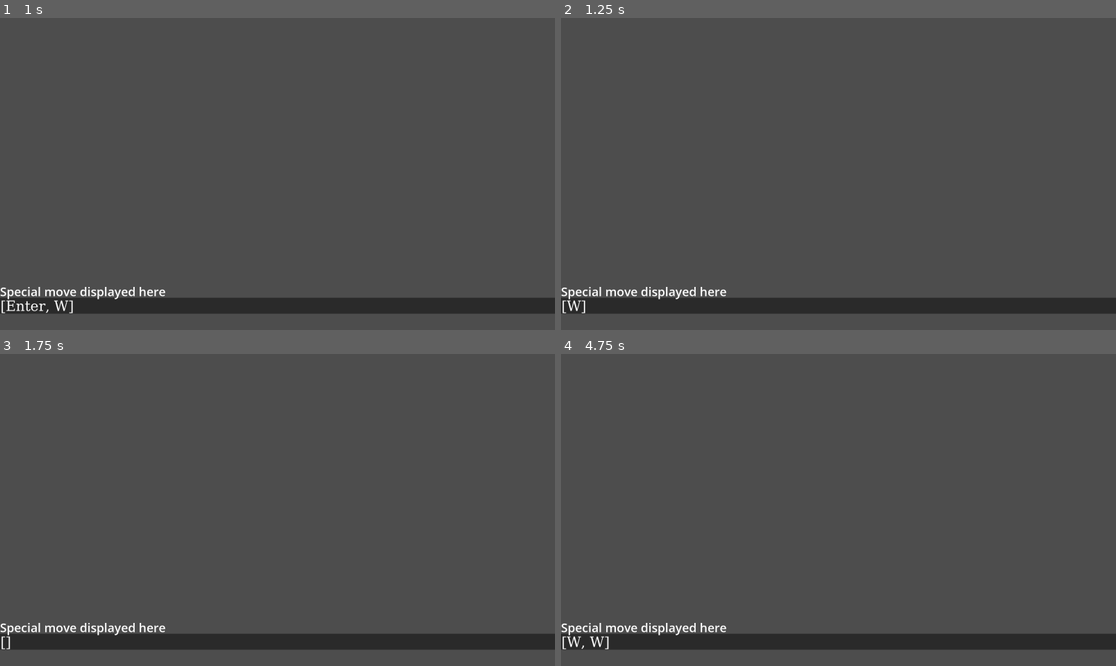
Above: before the commit, frames 1-4 (two rows, left to right).
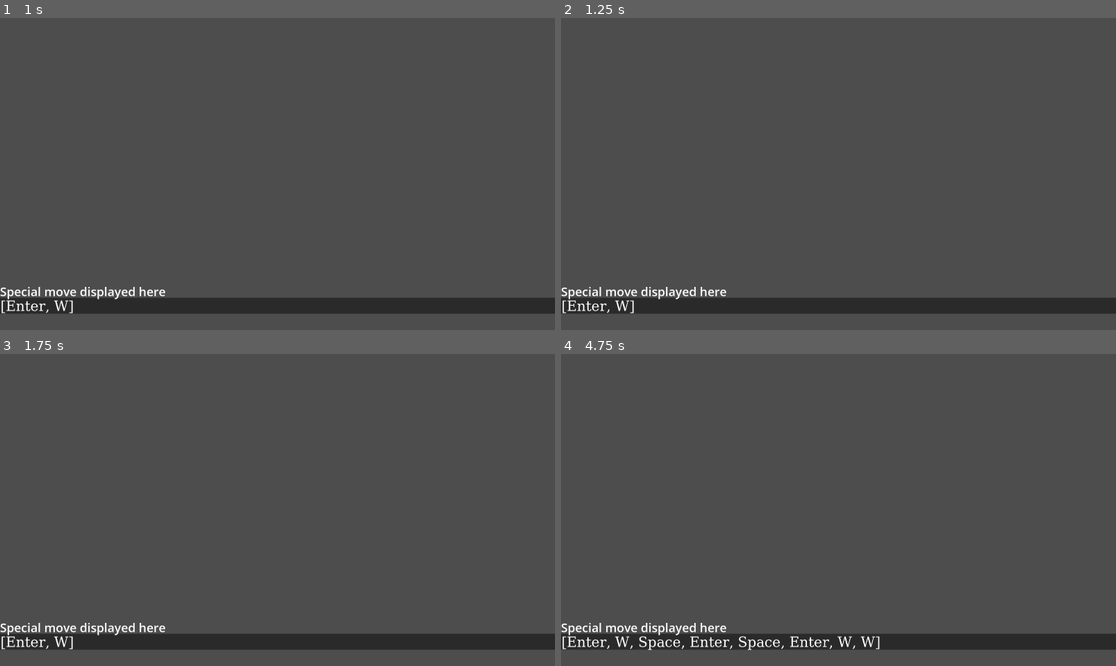
Above: after the commit, the same moments.

Repository: SeulLip/2DBeatEmUp
Game: Godot game, scene res://Input Display.tscn
Two runs of this game, one before a commit and one after it. Both use one fixed random seed, a clock stepped at 60 frames per second and the inputs below.
Inputs:
- Up to frame 1 (1 s): tap Enter at 0.5 s; hold W (move_up) from 0.53 s (still down)
- Up to frame 2 (1.25 s): keep holding W (move_up)
- Up to frame 3 (1.75 s): keep holding W (move_up)
- Up to frame 4 (4.75 s): tap Space at 2, 3.5 s; tap Enter at 2.75, 4.25 s; release W (move_up) at 4.28 s; tap W (move_up) at 4.35, 4.52 s

Frame 1 is identical in both runs. In frame 2, 0.2% of the frame differs, in the area x 1-14%, y 90-95%; in frame 3, 0.2%; in frame 4, 0.7%, in the area x 1-58%, y 90-95%.
Error before the commit: Attempt to call function 'jump' in base 'null instance' on a null instance. (res://Scripts/InputBuffer.gd:25)
Error after the commit: Attempt to call function 'is_on_floor' in base 'null instance' on a null instance. (res://Scripts/InputBuffer.gd:17)

Commit message:
Backup for InputBuffer
Before I added arrows etc.

Diff:
--- a/Player.tscn
+++ b/Player.tscn
@@ -15,8 +15,6 @@
 [ext_resource type="Script" uid="uid://dddny7qhs3qjn" path="res://Scripts/PlayerHitbox.gd" id="8_l6ohk"]
 [ext_resource type="PackedScene" uid="uid://cgf1e8crmbhpy" path="res://Input Display.tscn" id="14_d6rpx"]
 
-[sub_resource type="RectangleShape2D" id="RectangleShape2D_a0tk4"]
-
 [sub_resource type="RectangleShape2D" id="RectangleShape2D_jka67"]
 
 [sub_resource type="Animation" id="Animation_jka67"]
@@ -294,23 +292,6 @@
 link_time = 0.0
 metadata/_custom_type_script = "uid://c5cdmqrqr7ph4"
 
-[sub_resource type="FontFile" id="FontFile_d6rpx"]
-cache/0/16/0/ascent = 0.0
-cache/0/16/0/descent = 0.0
-cache/0/16/0/underline_position = 0.0
-cache/0/16/0/underline_thickness = 0.0
-cache/0/16/0/scale = 1.0
-cache/0/12/0/ascent = 0.0
-cache/0/12/0/descent = 0.0
-cache/0/12/0/underline_position = 0.0
-cache/0/12/0/underline_thickness = 0.0
-cache/0/12/0/scale = 1.0
-cache/0/48/0/ascent = 0.0
-cache/0/48/0/descent = 0.0
-cache/0/48/0/underline_position = 0.0
-cache/0/48/0/underline_thickness = 0.0
-cache/0/48/0/scale = 1.0
-
 [sub_resource type="PhysicsMaterial" id="PhysicsMaterial_dtqjt"]
 friction = 0.4
 
@@ -426,64 +407,44 @@
 [sub_resource type="RectangleShape2D" id="RectangleShape2D_dtqjt"]
 size = Vector2(20, 21.4286)
 
+[sub_resource type="RectangleShape2D" id="RectangleShape2D_a0tk4"]
+
 [node name="Node3D" type="Node3D"]
 
-[node name="StaticBody2D" type="StaticBody2D" parent="."]
-position = Vector2(0, 118.86)
-scale = Vector2(10, 1)
-
-[node name="Sprite2D" type="Sprite2D" parent="StaticBody2D"]
-texture = ExtResource("1_kne1u")
-
-[node name="CollisionShape2D" type="CollisionShape2D" parent="StaticBody2D"]
-scale = Vector2(6, 6)
-shape = SubResource("RectangleShape2D_a0tk4")
-
-[node name="StaticBody2D2" type="StaticBody2D" parent="."]
-position = Vector2(656, -656)
-scale = Vector2(1, 12)
-
-[node name="Sprite2D" type="Sprite2D" parent="StaticBody2D2"]
-texture = ExtResource("1_kne1u")
-
-[node name="CollisionShape2D" type="CollisionShape2D" parent="StaticBody2D2"]
-scale = Vector2(6, 6)
-shape = SubResource("RectangleShape2D_a0tk4")
-
-[node name="Buffer" parent="." instance=ExtResource("14_d6rpx")]
-
-[node name="Player" type="CharacterBody2D" parent="Buffer"]
+[node name="Node" parent="." instance=ExtResource("14_d6rpx")]
+
+[node name="Player" type="CharacterBody2D" parent="Node"]
 script = ExtResource("2_tdg3f")
 jump_height = 200.0
 jump_time_to_peak = 0.5
 jump_time_to_decent = 0.2
 combos = Array[ExtResource("3_l6ohk")]([ExtResource("4_oudfo"), ExtResource("5_oudfo")])
 
-[node name="Sprite2D" type="Sprite2D" parent="Buffer/Player"]
+[node name="Sprite2D" type="Sprite2D" parent="Node/Player"]
 scale = Vector2(0.1, 0.1)
 texture = ExtResource("2_e80uo")
 
-[node name="CollisionShape2D" type="CollisionShape2D" parent="Buffer/Player"]
+[node name="CollisionShape2D" type="CollisionShape2D" parent="Node/Player"]
 scale = Vector2(5.35, 5.35)
 shape = SubResource("RectangleShape2D_jka67")
 
-[node name="Camera2D" type="Camera2D" parent="Buffer/Player"]
+[node name="Camera2D" type="Camera2D" parent="Node/Player"]
 position_smoothing_enabled = true
 position_smoothing_speed = 20.0
 drag_vertical_enabled = true
 
-[node name="Weapon" type="Sprite2D" parent="Buffer/Player"]
+[node name="Weapon" type="Sprite2D" parent="Node/Player"]
 position = Vector2(-45, -86)
 rotation = -2.65465
 scale = Vector2(0.268328, 0.0332031)
 texture = ExtResource("3_cxr5p")
 
-[node name="AnimationPlayer" type="AnimationPlayer" parent="Buffer/Player/Weapon"]
+[node name="AnimationPlayer" type="AnimationPlayer" parent="Node/Player/Weapon"]
 libraries = {
 &"": SubResource("AnimationLibrary_wc5p8")
 }
 
-[node name="ComboAHitbox" type="Area2D" parent="Buffer/Player" groups=["Sword"]]
+[node name="ComboAHitbox" type="Area2D" parent="Node/Player" groups=["Sword"]]
 position = Vector2(-6, -49)
 scale = Vector2(0.268328, 0.0332031)
 collision_layer = 2
@@ -491,18 +452,18 @@
 script = ExtResource("8_l6ohk")
 attack = SubResource("Resource_wi0c6")
 
-[node name="ComboA" type="CollisionShape2D" parent="Buffer/Player/ComboAHitbox" groups=["ComboA"]]
+[node name="ComboA" type="CollisionShape2D" parent="Node/Player/ComboAHitbox" groups=["ComboA"]]
 position = Vector2(617.717, 1445.65)
 scale = Vector2(30, 15)
 shape = SubResource("RectangleShape2D_kne1u")
 disabled = true
 debug_color = Color(0.892607, 0.253495, 0.511318, 0.42)
 
-[node name="FindPlayer" type="Node2D" parent="Buffer/Player/ComboAHitbox" node_paths=PackedStringArray("player")]
+[node name="FindPlayer" type="Node2D" parent="Node/Player/ComboAHitbox" node_paths=PackedStringArray("player")]
 script = ExtResource("5_5ncpa")
 player = NodePath("../..")
 
-[node name="KnockUpHitbox" type="Area2D" parent="Buffer/Player" groups=["Sword"]]
+[node name="KnockUpHitbox" type="Area2D" parent="Node/Player" groups=["Sword"]]
 position = Vector2(-6, -49)
 scale = Vector2(0.268328, 0.0332031)
 collision_layer = 2
@@ -510,51 +471,16 @@
 script = ExtResource("8_l6ohk")
 attack = SubResource("Resource_r3kul")
 
-[node name="KnockUp" type="CollisionShape2D" parent="Buffer/Player/KnockUpHitbox" groups=["KnockUp"]]
+[node name="KnockUp" type="CollisionShape2D" parent="Node/Player/KnockUpHitbox" groups=["KnockUp"]]
 position = Vector2(617.717, 1445.65)
 scale = Vector2(30, 30)
 shape = SubResource("RectangleShape2D_kne1u")
 disabled = true
 debug_color = Color(0.892607, 0.253495, 0.511318, 0.42)
 
-[node name="FindPlayer" type="Node2D" parent="Buffer/Player/KnockUpHitbox" node_paths=PackedStringArray("player")]
+[node name="FindPlayer" type="Node2D" parent="Node/Player/KnockUpHitbox" node_paths=PackedStringArray("player")]
 script = ExtResource("5_5ncpa")
 player = NodePath("../..")
-
-[node name="InputDisplay" type="CanvasLayer" parent="Buffer"]
-
-[node name="ComboLabel" type="RichTextLabel" parent="Buffer/InputDisplay"]
-offset_top = 376.0
-offset_right = 1151.0
-offset_bottom = 976.0
-theme_override_font_sizes/normal_font_size = 42
-bbcode_enabled = true
-text = "Special move displayed here"
-vertical_alignment = 2
-justification_flags = 162
-metadata/_edit_use_anchors_ = true
-
-[node name="BufferLabel" type="Label" parent="Buffer/InputDisplay"]
-offset_top = 320.0
-offset_right = 1151.0
-offset_bottom = 1024.0
-theme_override_fonts/font = SubResource("FontFile_d6rpx")
-theme_override_font_sizes/font_size = 48
-text = "Inputs displayed here"
-vertical_alignment = 2
-justification_flags = 162
-metadata/_edit_use_anchors_ = true
-
-[node name="ColorRect" type="ColorRect" parent="Buffer/InputDisplay"]
-z_index = -1
-anchors_preset = -1
-anchor_right = 0.15
-anchor_bottom = 1.0
-offset_top = 968.0
-offset_right = 1632.0
-offset_bottom = -56.0
-color = Color(0.165656, 0.165656, 0.165656, 1)
-metadata/_edit_use_anchors_ = true
 
 [node name="Dummy" type="Node2D" parent="."]
 position = Vector2(300, 0)
@@ -591,7 +517,31 @@
 scale = Vector2(13.3, 13.95)
 shape = SubResource("RectangleShape2D_dtqjt")
 
-[connection signal="animation_finished" from="Buffer/Player/Weapon/AnimationPlayer" to="Buffer/Player" method="_on_animation_player_animation_finished"]
+[node name="Platform" type="Node" parent="."]
+
+[node name="StaticBody2D" type="StaticBody2D" parent="Platform"]
+position = Vector2(0, 118.86)
+scale = Vector2(10, 1)
+
+[node name="Sprite2D" type="Sprite2D" parent="Platform/StaticBody2D"]
+texture = ExtResource("1_kne1u")
+
+[node name="CollisionShape2D" type="CollisionShape2D" parent="Platform/StaticBody2D"]
+scale = Vector2(6, 6)
+shape = SubResource("RectangleShape2D_a0tk4")
+
+[node name="StaticBody2D2" type="StaticBody2D" parent="Platform"]
+position = Vector2(656, -656)
+scale = Vector2(1, 12)
+
+[node name="Sprite2D" type="Sprite2D" parent="Platform/StaticBody2D2"]
+texture = ExtResource("1_kne1u")
+
+[node name="CollisionShape2D" type="CollisionShape2D" parent="Platform/StaticBody2D2"]
+scale = Vector2(6, 6)
+shape = SubResource("RectangleShape2D_a0tk4")
+
+[connection signal="animation_finished" from="Node/Player/Weapon/AnimationPlayer" to="Node/Player" method="_on_animation_player_animation_finished"]
 [connection signal="area_entered" from="Dummy/Enemy/CollisionShape2D/DummySprite/EnemyHurtbox" to="Dummy/Enemy/CollisionShape2D/DummySprite/EnemyHurtbox" method="_on_area_entered"]
 [connection signal="on_hit" from="Dummy/Enemy/CollisionShape2D/DummySprite/EnemyHurtbox" to="Dummy/Enemy" method="_on_enemy_hurtbox_on_hit"]
 [connection signal="animation_finished" from="Dummy/Enemy/CollisionShape2D/DummySprite/EnemyHurtbox/AnimationEnemy" to="Dummy/Enemy" method="_on_animation_enemy_animation_finished"]
--- a/Scripts/InputBuffer.gd
+++ b/Scripts/InputBuffer.gd
@@ -13,19 +13,16 @@
 
 func _physics_process(_delta):
 	timer += _delta
-	if timer > 0.5:
-		var event = buffer.pop_front()
-		print('execute event %s!' % event)
-		print_buffer(buffer)
-		timer = 0
-
-	if not buffer.is_empty():
-		if buffer[0].is_action_pressed("move_up"):
-			var _event = buffer.pop_front()
+	if timer > 0.3:
+		if $Player.is_on_floor() and Input.is_action_just_pressed("move_up"):
 			$Player.jump()
-	else:
-		buffer.clear()
-
+			var event = buffer.pop_front()
+			#$CanvasLayer/BufferLabel.text = str(buffer)
+			print('execute event %s!'%event)
+			print_buffer(buffer)
+			timer = 0
+		elif Input.is_action_just_pressed("move_up"):
+			buffer.clear()
 
 func print_buffer(b: Array):
 	var p := []
--- a/Scripts/input_buffer.gd
+++ /dev/null
@@ -1,74 +0,0 @@
-extends Node
-# Keeps track of recent inputs in order to make timing windows more flexible.
-# Intended use: Add this file to your project as an Autoload script and have other objects call the class' methods.
-# (more on AutoLoad: https://docs.godotengine.org/en/stable/tutorials/scripting/singletons_autoload.html)
-
-# How many milliseconds ahead of time the player can make an input and have it still be recognized.
-# I chose the value 150 because it imitates the 9-frame buffer window in the Super Smash Bros. Ultimate game.
-const BUFFER_WINDOW: int = 150
-
-var keyboard_timestamps: Dictionary
-var joypad_timestamps: Dictionary
-
-# Called when the node enters the scene tree for the first time.
-func _ready() -> void:
-	process_mode = Node.PROCESS_MODE_ALWAYS
-
-	# Initialize all dictionary entris.
-	keyboard_timestamps = {}
-	joypad_timestamps = {}
-
-
-# Called whenever the player makes an input.
-func _input(event: InputEvent) -> void:
-	if event is InputEventKey:
-		if !event.pressed or event.is_echo():
-			return
-
-		var keycode: int = event.keycode
-		keyboard_timestamps[keycode] = Time.get_ticks_msec()
-	elif event is InputEventJoypadButton:
-		if !event.pressed or event.is_echo():
-			return
-
-		var button_index: int = event.button_index
-		joypad_timestamps[button_index] = Time.get_ticks_msec()
-
-# Returns whether any of the keyboard keys or joypad buttons in the given action were pressed within the buffer window.
-func is_action_press_buffered(action: String) -> bool:
-	# Get the inputs associated with the action. If any one of them was pressed in the last BUFFER_WINDOW milliseconds,
-	# the action is buffered.
-	for event in InputMap.action_get_events(action):
-		if event is InputEventKey:
-			var keycode: int = event.keycode
-			if keyboard_timestamps.has(keycode):
-				if Time.get_ticks_msec() - keyboard_timestamps[keycode] <= BUFFER_WINDOW:
-					# Prevent this method from returning true repeatedly and registering duplicate actions.
-					_invalidate_action(action)
-
-					return true;
-		elif event is InputEventJoypadButton:
-			var button_index: int = event.button_index
-			if joypad_timestamps.has(button_index):
-				if Time.get_ticks_msec() - joypad_timestamps[button_index] <= BUFFER_WINDOW:
-					_invalidate_action(action)
-					return true
-	# If there's ever a third type of buffer-able action (mouse clicks maybe?), it'd probably be worth it to generalize
-	# the repetitive keyboard/joypad code into something that works for any input method. Until then, by the YAGNI
-	# principle, the repetitive stuff stays >:)
-
-	return false
-
-
-# Records unreasonable timestamps for all the inputs in an action. Called when IsActionPressBuffered returns true, as
-# otherwise it would continue returning true every frame for the rest of the buffer window.
-func _invalidate_action(action: String) -> void:
-	for event in InputMap.action_get_events(action):
-		if event is InputEventKey:
-			var keycode: int = event.keycode
-			if keyboard_timestamps.has(keycode):
-				keyboard_timestamps[keycode] = 0
-		elif event is InputEventJoypadButton:
-			var button_index: int = event.button_index
-			if joypad_timestamps.has(button_index):
-				joypad_timestamps[button_index] = 0
--- a/project.godot
+++ b/project.godot
@@ -19,7 +19,6 @@
 [autoload]
 
 HitStopManager="*res://Scripts/HitStopManager.gd"
-InputBuffer="*res://Scripts/input_buffer.gd"
 
 [display]
 
Not shown: 1 places in Player.tscn that only renumber resources
Not shown, removed: Scripts/input_buffer.gd.uid
